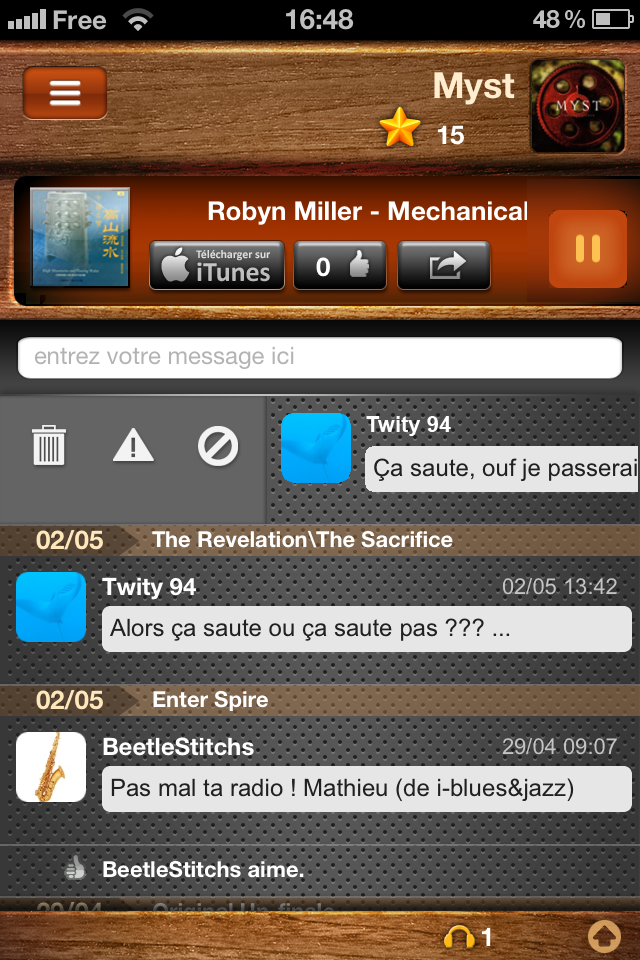
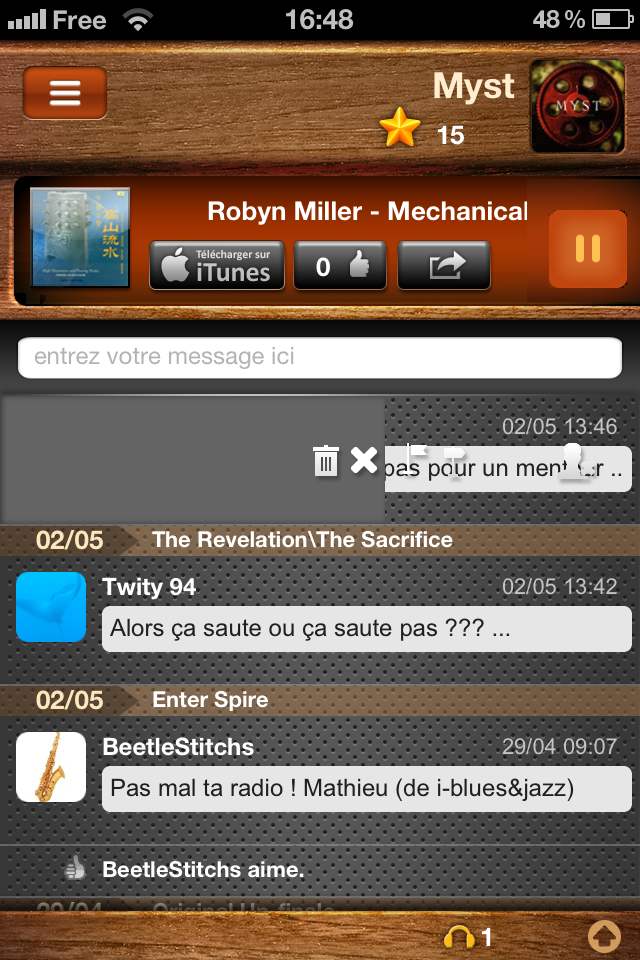
The second 640px x 960px image is a revision of the first. Changes to its layers:
showed group "mockup 3" (22 layers) over [0, 396, 638, 524]
added group "buttons copie" (1st of 2, in "mockup 3") with 10 layers in group "mockup 3" over [313, 441, 595, 491]
added layer "man copie 3" (1st of 4, in "mockup 3" › "buttons copie") in group "buttons copie" over [557, 443, 595, 479]
added layer "Calque 171" (1st of 2, in "mockup 3" › "buttons copie") in group "buttons copie" over [351, 446, 378, 473]
moved "Calque 170" (1st of 2, in "mockup 3" › "buttons copie") into group "buttons copie", painted on it over [112, 410, 638, 496]
added layer "flag" (1st of 4, in "mockup 3" › "buttons copie") in group "buttons copie" over [444, 446, 465, 477]
added layer "trash" (1st of 4, in "mockup 3" › "buttons copie") in group "buttons copie" over [313, 443, 595, 479]
added layer "Calque 169" (1st of 3, in "mockup 3") in group "mockup 3" over [0, 396, 385, 524]
hid group "mockup 2" (24 layers) over [0, 396, 638, 524]
hid group "mockup 1" (22 layers) over [0, 396, 638, 516]
